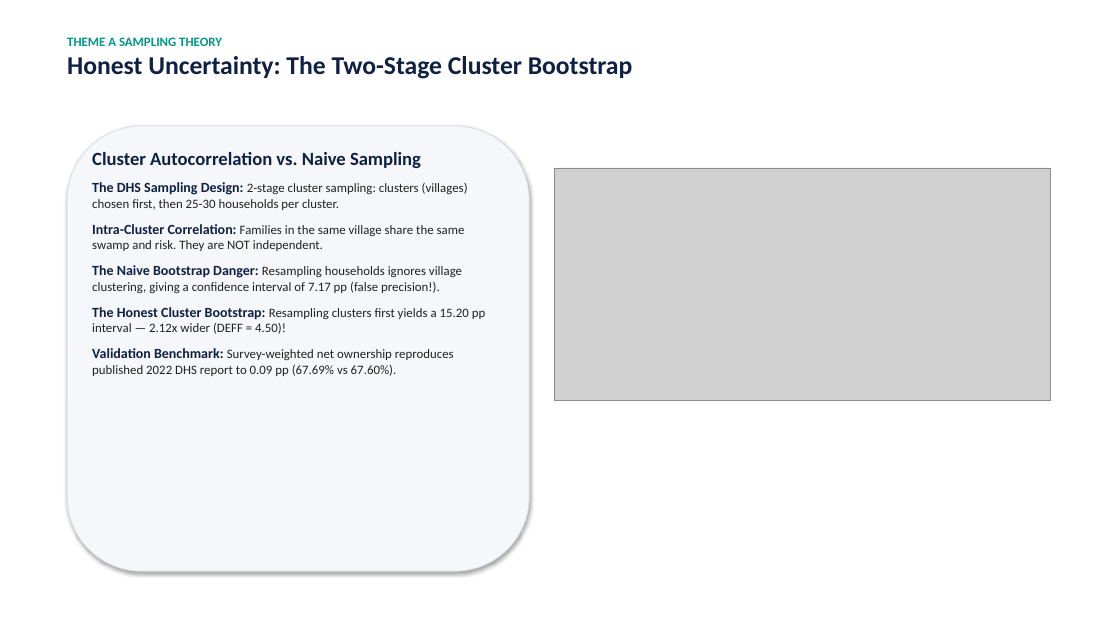
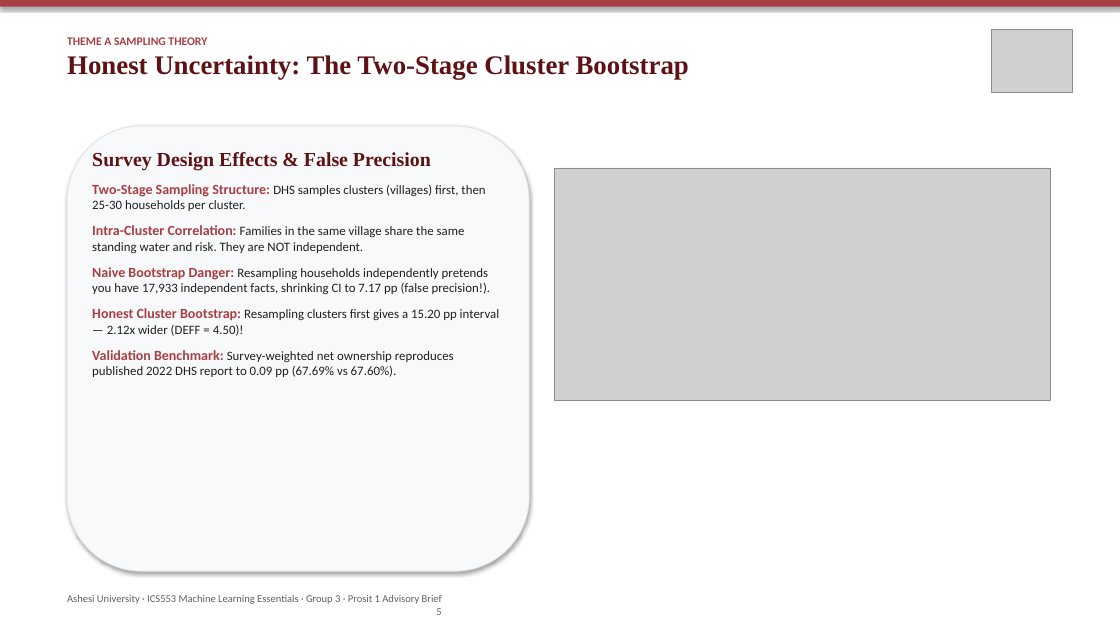
Before and after one commit to ASU-MICS-2028/mle-group-3-prosit-1, a slide deck: slide 5 of reports/ITN_Allocation_Presentation.pptx. Drawn at 1120x630 pixels with LibreOffice and Linux fonts; fonts in the diff are those of the drawing; grey boxes stand for pictures. Boxes give left, top, right and bottom in pixels: in the first picture for what was removed or moved away, otherwise in the second. Text is boxed around its words. In the diff, an @@ line names an element or a change of style, - is before the commit and + after.

Commit message:
style(presentation): apply official Ashesi University brand guidelines (Pale Carmine, Garamond, logo badge)

```diff
--- a/reports/ITN_Allocation_Presentation.pptx
+++ b/reports/ITN_Allocation_Presentation.pptx
@@ rectangle added at bbox=[0, 0, 1120, 7], fill #A83F43 @@
@@ picture added at bbox=[991, 29, 1073, 92] @@
@@ text "THEME A SAMPLING THEORY" at bbox=[67, 37, 689, 80]: size 11 to 10 pt, text colour #009688 to #A83F43 in "THEME A SAMPLING THEORY"; size 22 to 23 pt, font Calibri to Times New Roman, text colour #0F2043 to #5E1214 in "Honest Uncertainty: The Two-Stage Cluster Bootstrap" @@
@@ rounded rectangle at bbox=[67, 126, 529, 571]: fill #F5F7FA to #F8F9FA; outline #DCE0E6 0.75 pt to #E2E4E8 0.75 pt @@
@@ text at bbox=[92, 152, 500, 336]: text changed; text colour #212121 to #1E2022 @@
-Cluster Autocorrelation vs. Naive Sampling
-The DHS Sampling Design: 2-stage cluster sampling: clusters (villages) chosen first, then 25-30 households per cluster.
-Intra-Cluster Correlation: Families in the same village share the same swamp and risk. They are NOT independent.
-The Naive Bootstrap Danger: Resampling households ignores village clustering, giving a confidence interval of 7.17 pp (false precision!).
-The Honest Cluster Bootstrap: Resampling clusters first yields a 15.20 pp interval — 2.12x wider (DEFF = 4.50)!
+Survey Design Effects & False Precision
+Two-Stage Sampling Structure: DHS samples clusters (villages) first, then 25-30 households per cluster.
+Intra-Cluster Correlation: Families in the same village share the same standing water and risk. They are NOT independent.
+Naive Bootstrap Danger: Resampling households independently pretends you have 17,933 independent facts, shrinking CI to 7.17 pp (false precision!).
+Honest Cluster Bootstrap: Resampling clusters first gives a 15.20 pp interval — 2.12x wider (DEFF = 4.50)!
@@ text at bbox=[92, 350, 454, 377]: text colour #0F2043 to #A83F43 in "Validation Benchmark:"; text colour #212121 to #1E2022 in "Survey-weighted net ownership reproduces published 2022 DHS ..." @@
@@ text added at bbox=[67, 594, 442, 615], 9 pt, text #5A626A @@
+Ashesi University · ICS553 Machine Learning Essentials · Group 3 · Prosit 1 Advisory Brief
+5
```
Also in this commit, not shown: 11 other slides changed, 3 other files.
